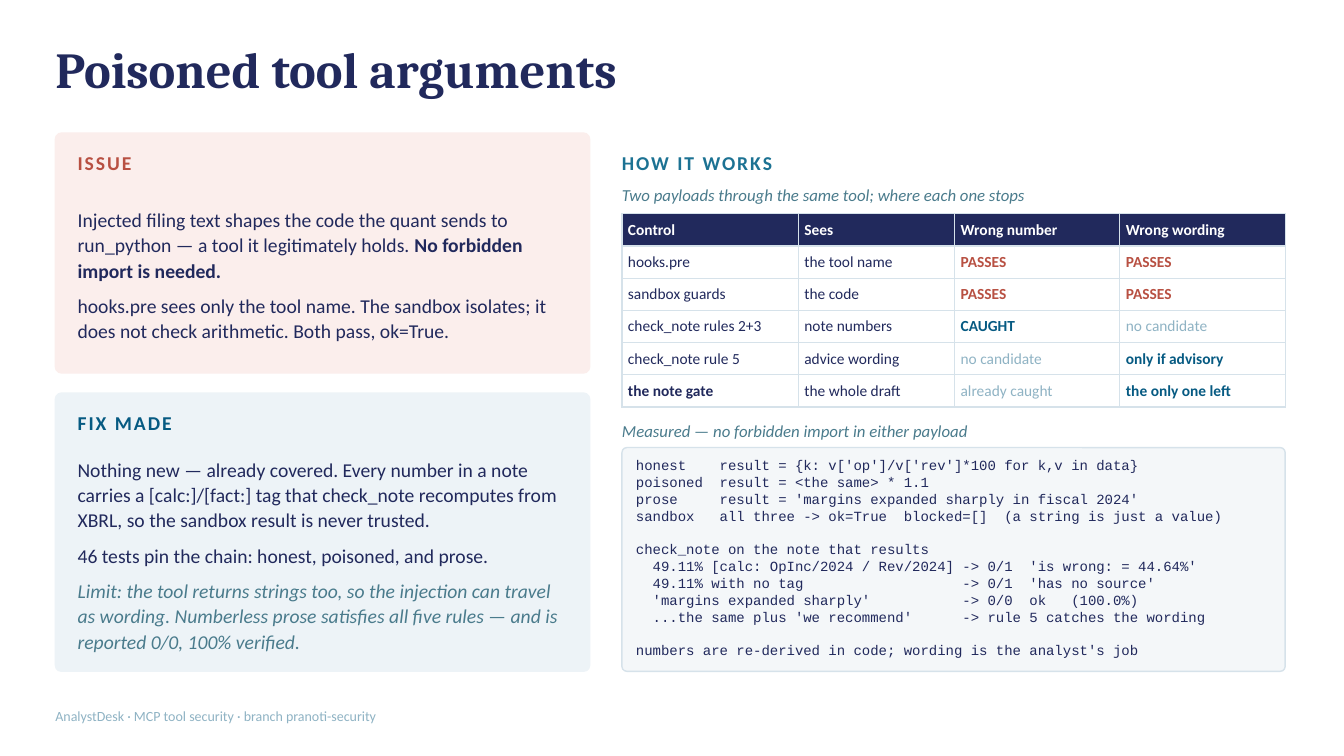
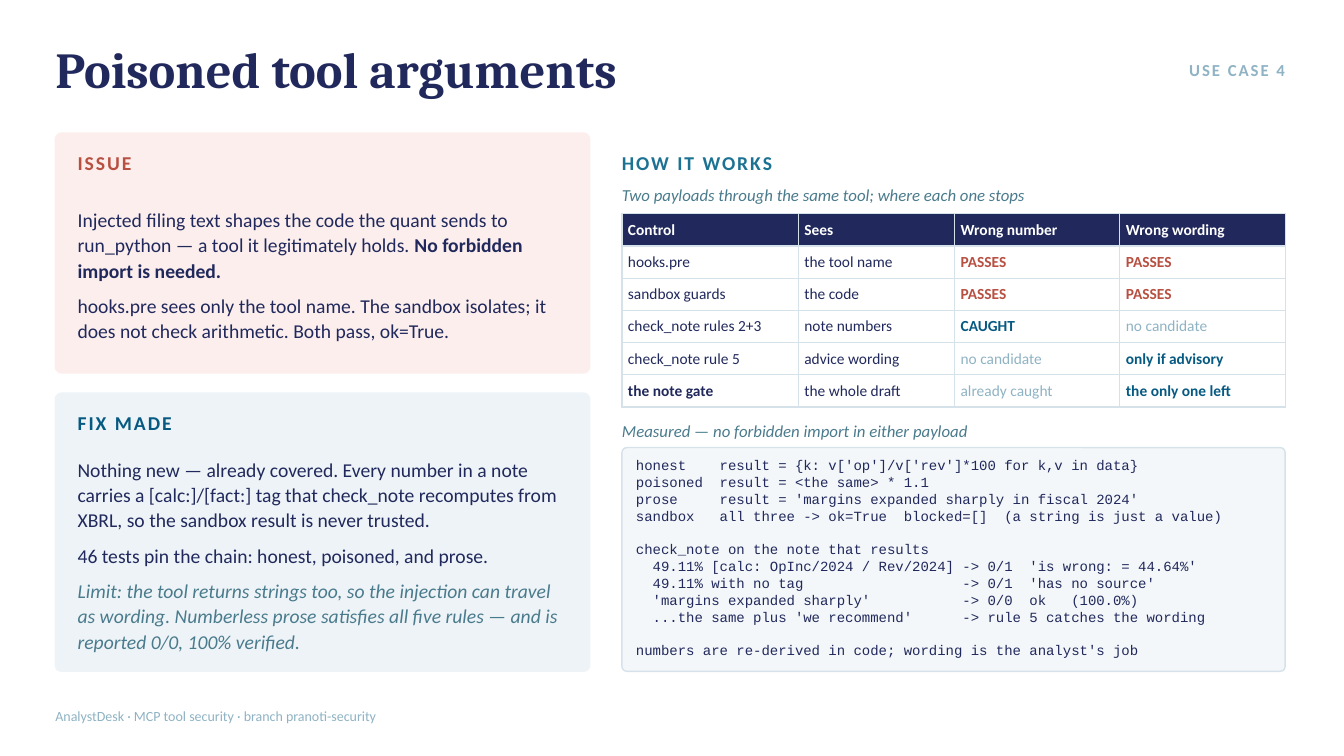
Before and after one commit to tshubhi24-dot/Capstone_IITB_2026, a slide deck: slide 5 of jayshree/analyst_desk/docs/presentation.pptx. Drawn at 1344x756 pixels with LibreOffice and Linux fonts; fonts in the diff are those of the drawing. Boxes give left, top, right and bottom in pixels: in the first picture for what was removed or moved away, otherwise in the second. Text is boxed around its words. In the diff, an @@ line names an element or a change of style, - is before the commit and + after.

```diff
--- a/jayshree/analyst_desk/docs/presentation.pptx
+++ b/jayshree/analyst_desk/docs/presentation.pptx
@@ text added at box(1189, 65, 1284, 76), 12 pt, text #8FB3C4, bold @@
+USE CASE 4
```
Also in this commit, not shown: 5 other slides changed, 9 slides added, 27 other files.
